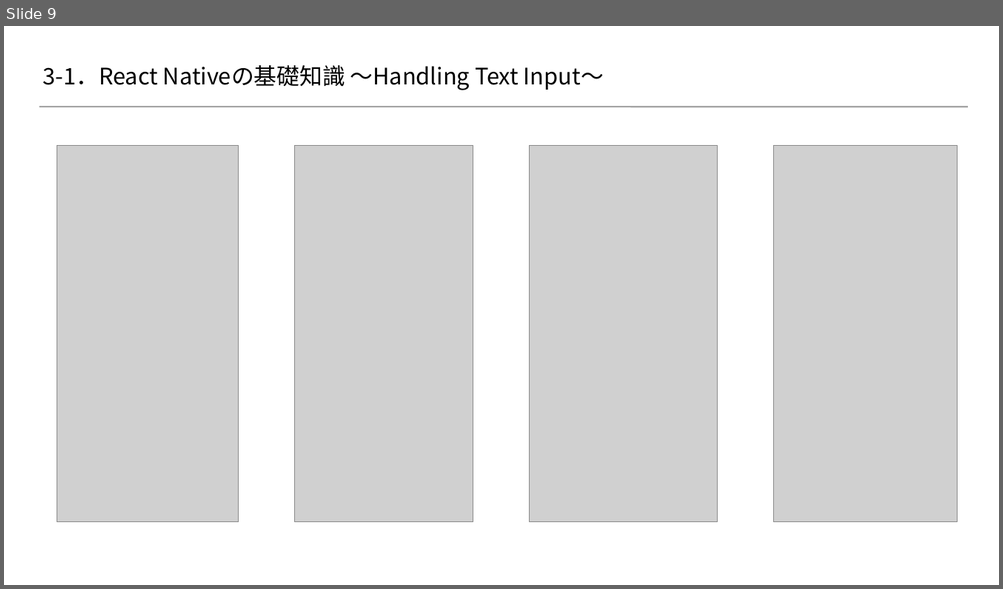
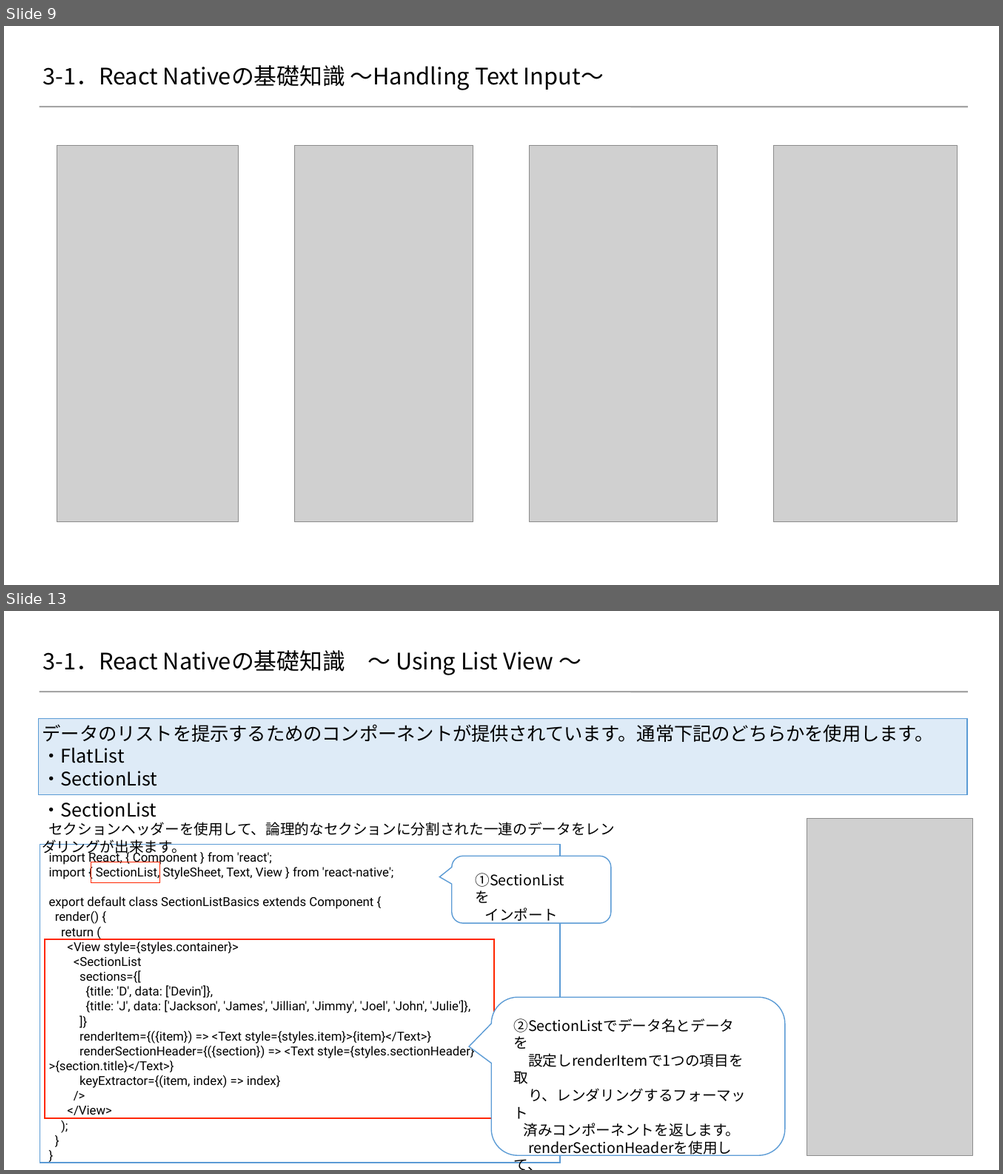
Before and after one commit to 2018SYSTEMI34/diary, a slide deck: doc/02_SlideShare/01.ネタ/３_ReactNative基礎知識/react-native.pptx. Shown one above the other, each under a label of ours: slide 9 before the commit, slides 9 and 13 after it; the slides between them are not shown. The pictures are 1003x589 and 1003x1174 pixels, drawn with LibreOffice and Linux fonts; fonts in the diff are those of the drawing; grey boxes stand for pictures; background and template pictures are left out. Boxes give left, top, right and bottom in pixels: in the first picture for what was removed or moved away, otherwise in the second. Text is boxed around its words. In the diff, an @@ line names an element or a change of style, - is before the commit and + after.

Commit message:
reactnative基礎知識＿最終修正20190329
reactnative基礎知識＿最終修正20190329

```diff
--- a/doc/02_SlideShare/01.ネタ/３_ReactNative基礎知識/react-native.pptx
+++ b/doc/02_SlideShare/01.ネタ/３_ReactNative基礎知識/react-native.pptx
@@ slide 13 added at bbox=[4, 611, 999, 1170], background #FFFFFF; not listed: 1 template element that a slide beside it also shows @@
@@ title added at bbox=[43, 650, 553, 675], 22 pt, text #000000 @@
+3-1．React Nativeの基礎知識 ～ Using List View ～
@@ text added at bbox=[38, 718, 967, 795], fill #DEEBF7, outline #5B9BD5 1 pt, 18 pt, text #000000 @@
+データのリストを提示するためのコンポーネントが提供されています。通常下記のどちらかを使用します。
+・FlatList
+・SectionList
@@ text added at bbox=[42, 802, 614, 857], 14 pt, text #000000 @@
+・SectionList
+セクションヘッダーを使用して、論理的なセクションに分割された一連のデータをレンダリングが出来ます。
@@ picture added at bbox=[807, 818, 973, 1156] @@
@@ rectangle added at bbox=[40, 845, 560, 1163], fill #FFFFFF, outline #5B9BD5 1 pt @@
@@ text added at bbox=[49, 851, 474, 1119], 12 pt, text #000000 @@
+import React, { Component } from 'react';
+import { SectionList, StyleSheet, Text, View } from 'react-native';
+export default class SectionListBasics extends Component {
+render() {
+return (
+<View style={styles.container}>
+<SectionList
+sections={[
+{title: 'D', data: ['Devin']},
+{title: 'J', data: ['Jackson', 'James', 'Jillian', 'Jimmy', 'Joel', 'John', 'Julie']},
+]}
+renderItem={({item}) => <Text style={styles.item}>{item}</Text>}
+renderSectionHeader={({section}) => <Text style={styles.sectionHeader}>{section.title}</Text>}
+keyExtractor={(item, index) => index}
+/>
+</View>
+);
+}
+}
@@ rectangle added at bbox=[91, 863, 159, 883], outline #FF2600 1 pt @@
@@ rounded speech box added at bbox=[452, 857, 611, 923], fill #FFFFFF, outline #5B9BD5 1 pt @@
@@ text added at bbox=[485, 908, 558, 924], 14 pt, text #000000 @@
+①SectionListを
+インポート
@@ rectangle added at bbox=[45, 940, 494, 1119], outline #FF2600 1 pt @@
@@ rounded speech box added at bbox=[491, 997, 785, 1156], fill #FFFFFF, outline #5B9BD5 1 pt @@
@@ text added at bbox=[513, 1054, 745, 1137], 14 pt, text #000000 @@
+②SectionListでデータ名とデータを
+設定しrenderItemで1つの項目を取
+り、レンダリングするフォーマット
+済みコンポーネントを返します。
+renderSectionHeaderを使用して、
+分割されたデータをレンダリングし
+ます。
```
Also in this commit, not shown: 11 slides changed, 1 other file.
